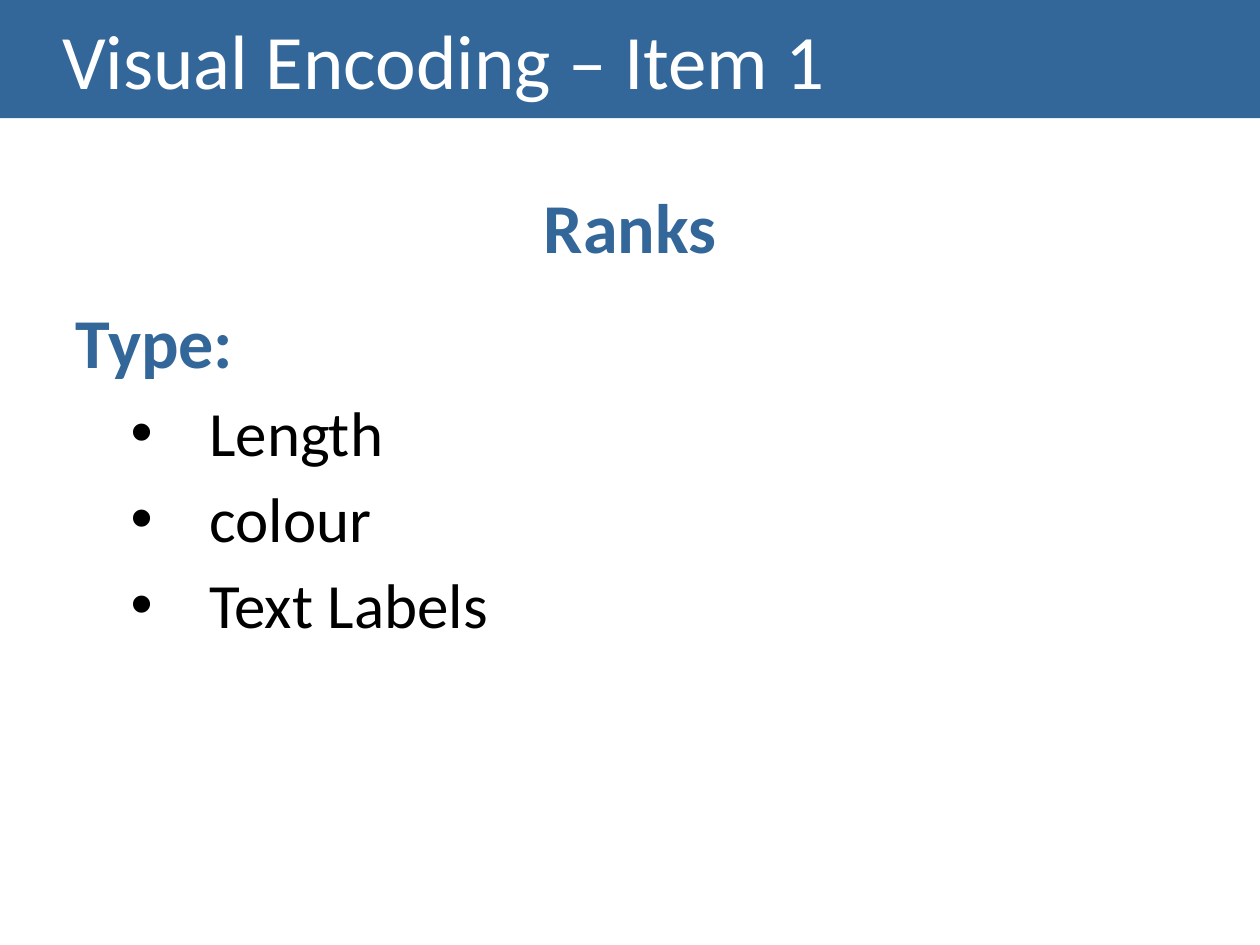
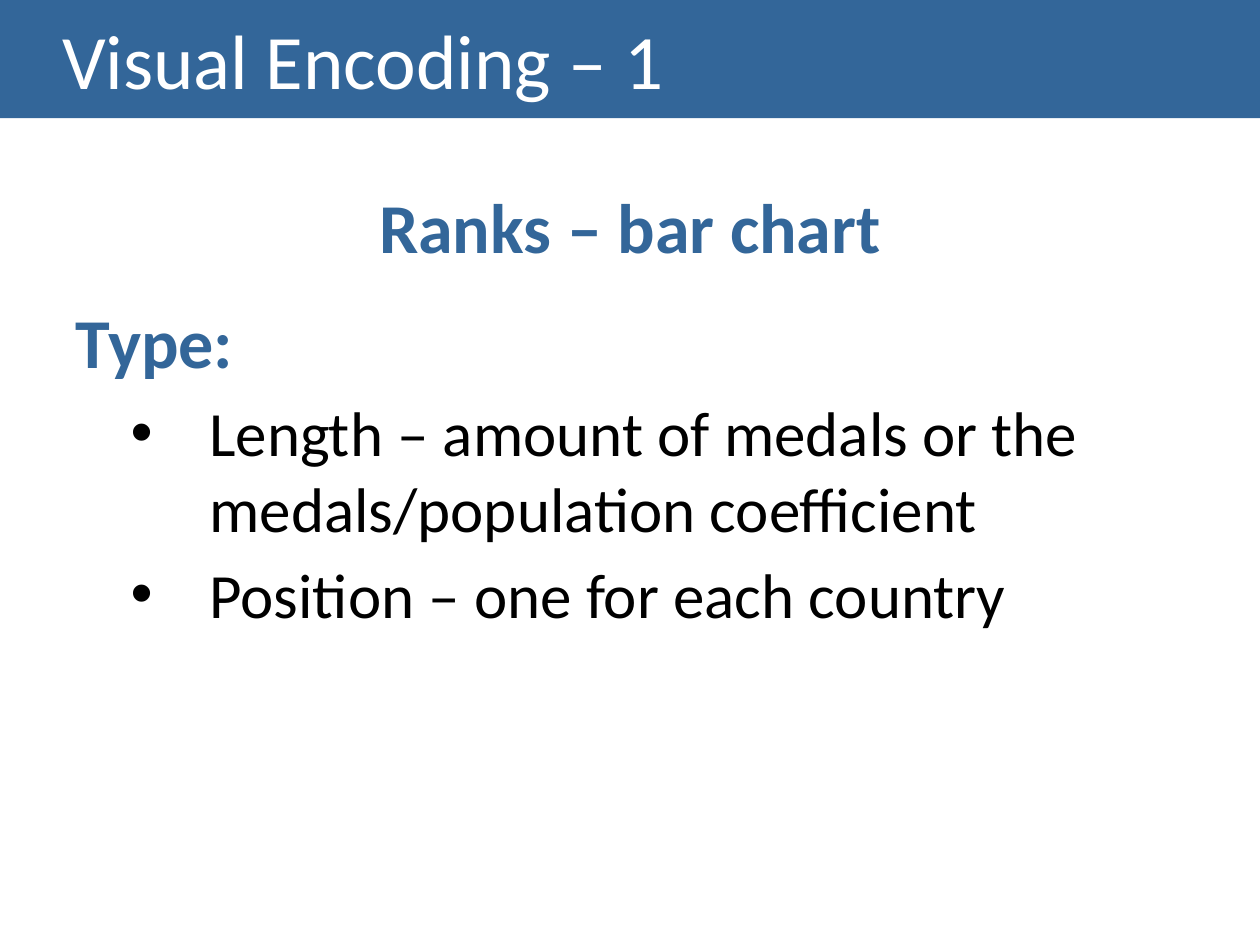
Before and after one commit to carboned4/V_I_2015_1, a slide deck: slide 4 of checkpoint3/G01A - Presentation 3.pptx. Drawn at 1260x945 pixels with LibreOffice and Linux fonts; fonts in the diff are those of the drawing. Boxes give left, top, right and bottom in pixels: in the first picture for what was removed or moved away, otherwise in the second. Text is boxed around its words. In the diff, an @@ line names an element or a change of style, - is before the commit and + after.

```diff
--- a/checkpoint3/G01A - Presentation 3.pptx
+++ b/checkpoint3/G01A - Presentation 3.pptx
@@ title at (x1=62, y1=35, x2=663, y2=103): text changed @@
-Visual Encoding – Item 1
+Visual Encoding – 1
@@ text at (x1=379, y1=204, x2=880, y2=254): text changed @@
-Ranks
+Ranks – bar chart
@@ text at (x1=209, y1=412, x2=1077, y2=628): text changed @@
-  • Length
-  • colour
-  • Text Labels
+  • Length – amount of medals or the medals/population coefficient
+  • Position – one for each country
```
Also in this commit, not shown: 10 other slides changed, 2 other files.
